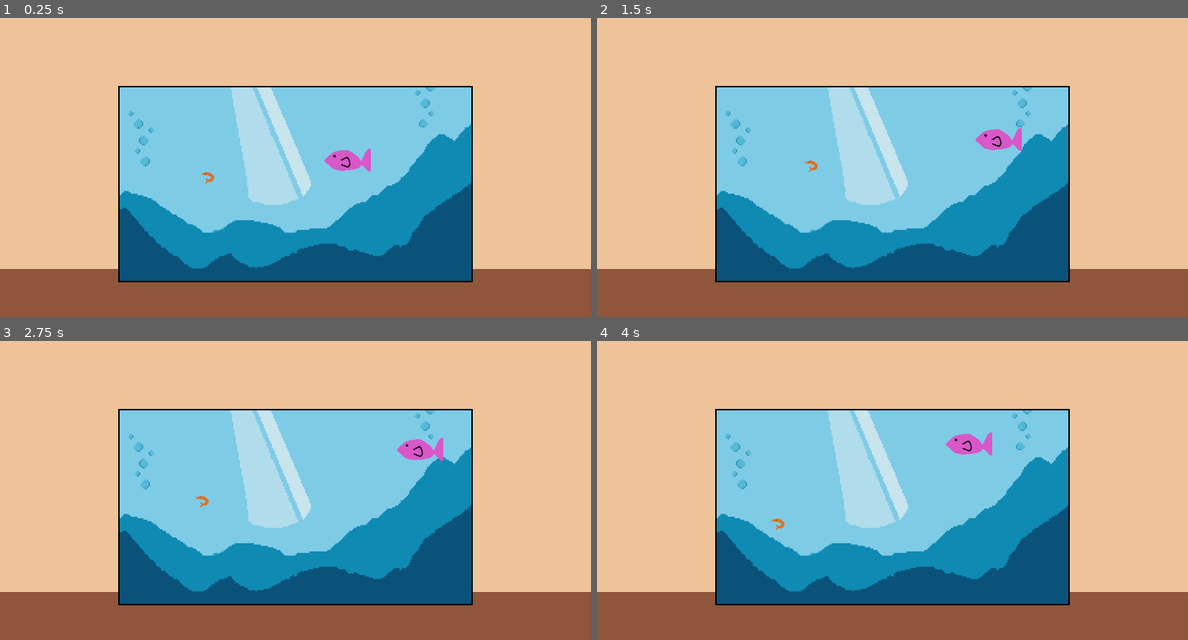
Above: before the commit, frames 1-4 (two rows, left to right).
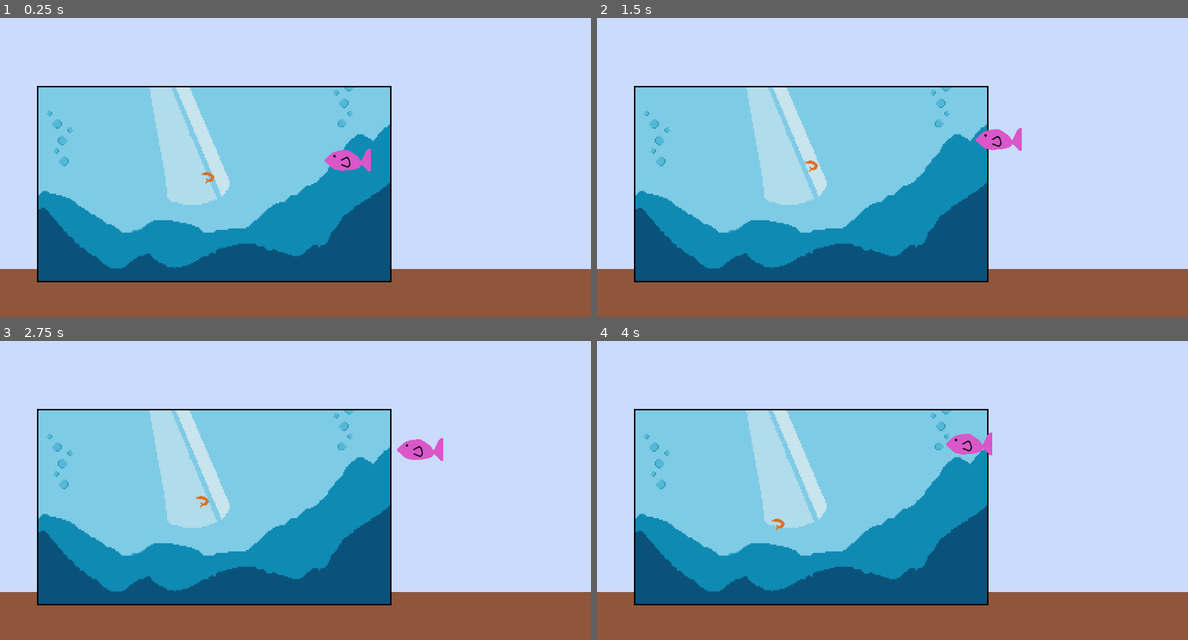
Above: after the commit, the same moments.

Repository: RayYRE/ClickNClaw
Game: Godot game, scene res://scenes/game.tscn
The game is run twice, just before and just after one commit, with the same random seed, the same clock (stepped at 60 frames per second) and the same inputs. The project has no main scene, so this scene is started directly.
Inputs:
- Up to frame 1 (0.25 s): no input
- Up to frame 2 (1.5 s): no input
- Up to frame 3 (2.75 s): no input
- Up to frame 4 (4 s): no input

The runs differ from the first frame. In frame 1, 71% of the frame differs, in the area x 0-100%, y 0-89%; in frame 2, 71%; in frame 3, 71%; in frame 4, 71%.

Commit message:
small changes

Diff:
--- /dev/null
+++ b/resources/plant/plant1.tres
@@ -0,0 +1,7 @@
+[gd_resource type="Resource" script_class="plant_stats" format=3 uid="uid://bwdd86bvetua"]
+
+[ext_resource type="Script" uid="uid://btgiq3ikd70jt" path="res://resources/templates/plant_stats.gd" id="1_arjl7"]
+
+[resource]
+script = ExtResource("1_arjl7")
+metadata/_custom_type_script = "uid://btgiq3ikd70jt"
--- /dev/null
+++ b/resources/templates/plant_stats.gd
@@ -0,0 +1,7 @@
+extends Resource
+
+class_name plant_stats
+
+@export var shrimpID = ""
+@export var texture = Texture2D
+@export var oxygen : int
--- a/scenes/aquarium.tscn
+++ b/scenes/aquarium.tscn
@@ -1,17 +1,9 @@
 [gd_scene format=3 uid="uid://dm4ooagv0m6rt"]
 
-[ext_resource type="Texture2D" uid="uid://bfmgwtt0jhcst" path="res://assets/temp_background.jpeg" id="1_u42aw"]
 [ext_resource type="Texture2D" uid="uid://c4nov873cobo6" path="res://assets/pixel ocean/fundo do mar back.png" id="2_d0q3v"]
 
 [node name="Aquarium" type="Node2D" unique_id=959143749]
 
-[node name="Background" type="TextureRect" parent="." unique_id=749671219]
-offset_right = 1280.0
-offset_bottom = 720.0
-texture = ExtResource("1_u42aw")
-metadata/_edit_use_anchors_ = true
-
 [node name="Sprite2D" type="Sprite2D" parent="." unique_id=615430247]
-position = Vector2(640, 360)
 scale = Vector2(3, 3)
 texture = ExtResource("2_d0q3v")
--- a/scenes/game.tscn
+++ b/scenes/game.tscn
@@ -1,6 +1,7 @@
 [gd_scene format=3 uid="uid://8da45sbk324g"]
 
 [ext_resource type="PackedScene" uid="uid://dm4ooagv0m6rt" path="res://scenes/aquarium.tscn" id="1_lnu2h"]
+[ext_resource type="Texture2D" uid="uid://bfmgwtt0jhcst" path="res://assets/temp_background.jpeg" id="1_p57ef"]
 [ext_resource type="PackedScene" uid="uid://biuvn2mfdn21m" path="res://scenes/fish.tscn" id="2_lbhrr"]
 [ext_resource type="PackedScene" uid="uid://dxmyvuvblfuck" path="res://scenes/shrimp.tscn" id="3_iywne"]
 [ext_resource type="Resource" uid="uid://2p6tervsse1u" path="res://resources/fish/fish1.tres" id="3_p57ef"]
@@ -8,7 +9,13 @@
 
 [node name="Game" type="Node2D" unique_id=2143538859]
 
+[node name="Background" type="TextureRect" parent="." unique_id=1045839589]
+offset_right = 1280.0
+offset_bottom = 720.0
+texture = ExtResource("1_p57ef")
+
 [node name="Aquarium" parent="." unique_id=959143749 instance=ExtResource("1_lnu2h")]
+position = Vector2(464, 360)
 
 [node name="Fish" parent="." unique_id=181024416 instance=ExtResource("2_lbhrr")]
 position = Vector2(732, 316)
Binary file changed: assets/temp_background.jpeg
Not shown, added: resources/templates/plant_stats.gd.uid
